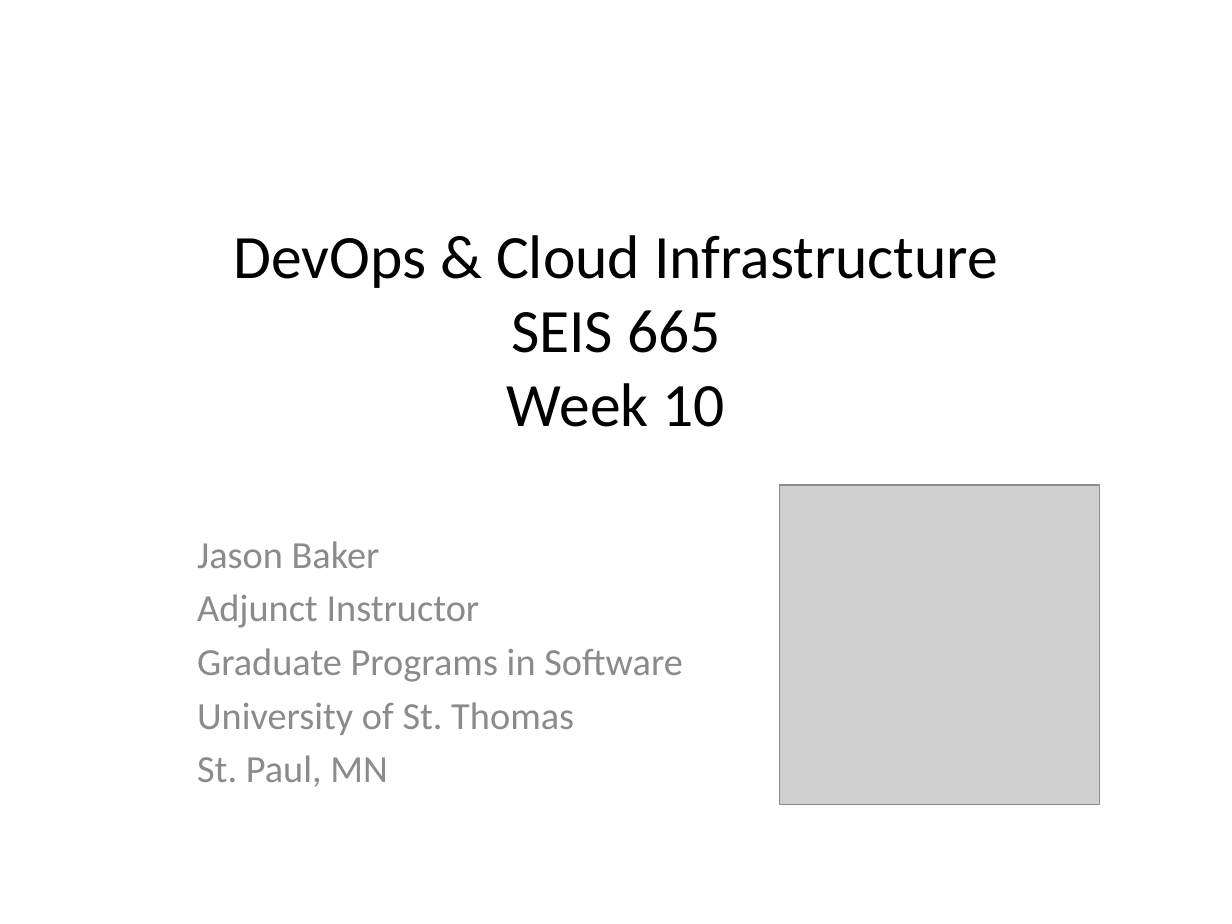
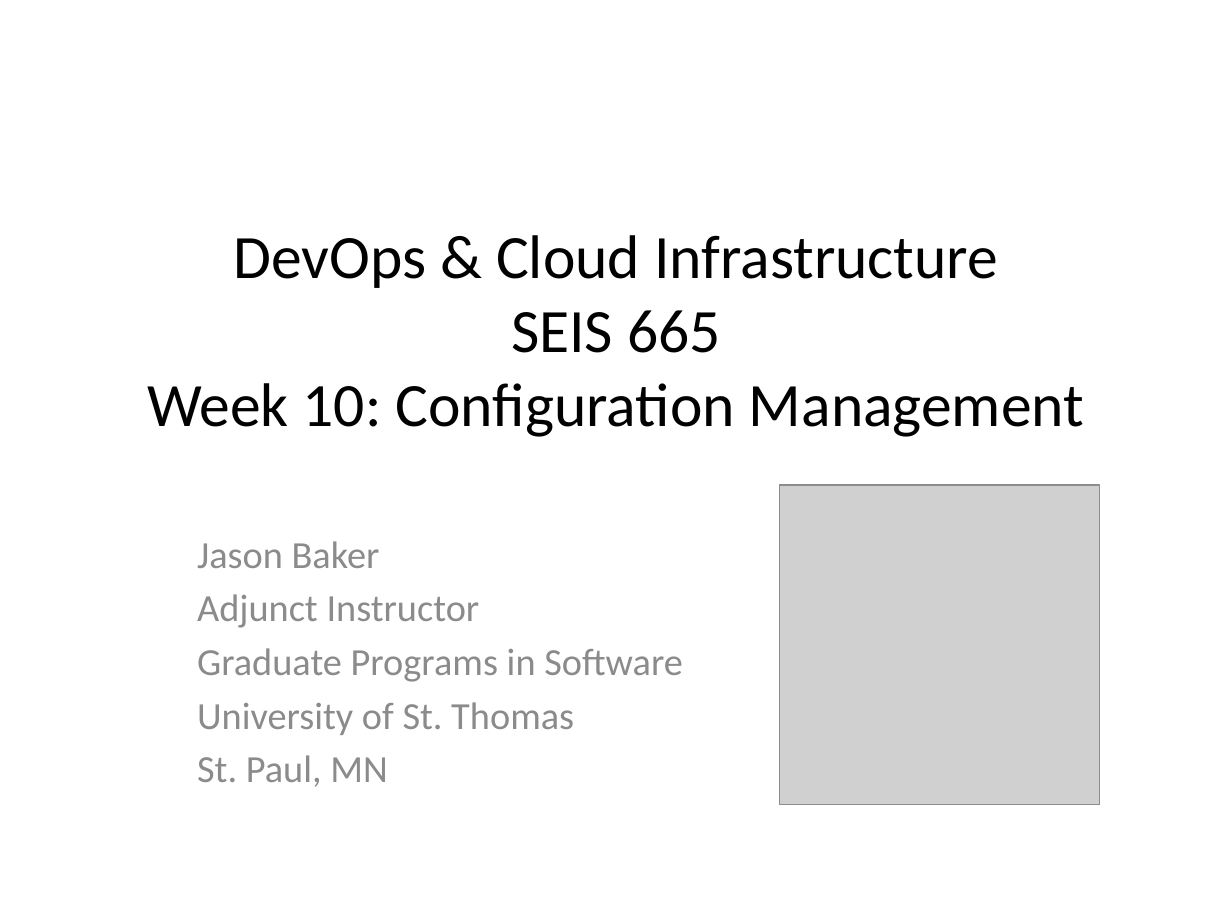
Before and after one commit to jasondbaker/infrastructure-class, a slide deck: slide 1 of lectures/infrastructure-week-10.pptx. Drawn at 1232x924 pixels with LibreOffice and Linux fonts; fonts in the diff are those of the drawing; grey boxes stand for pictures. Boxes give left, top, right and bottom in pixels: in the first picture for what was removed or moved away, otherwise in the second. Text is boxed around its words. In the diff, an @@ line names an element or a change of style, - is before the commit and + after.

```diff
--- a/lectures/infrastructure-week-10.pptx
+++ b/lectures/infrastructure-week-10.pptx
@@ title at [147, 235, 1084, 437]: text changed @@
-DevOps & Cloud Infrastructure
-SEIS 665
-Week 10
+DevOps & Cloud Infrastructure
+SEIS 665
+Week 10: Configuration Management
```
Also in this commit, not shown: 19 other files.
